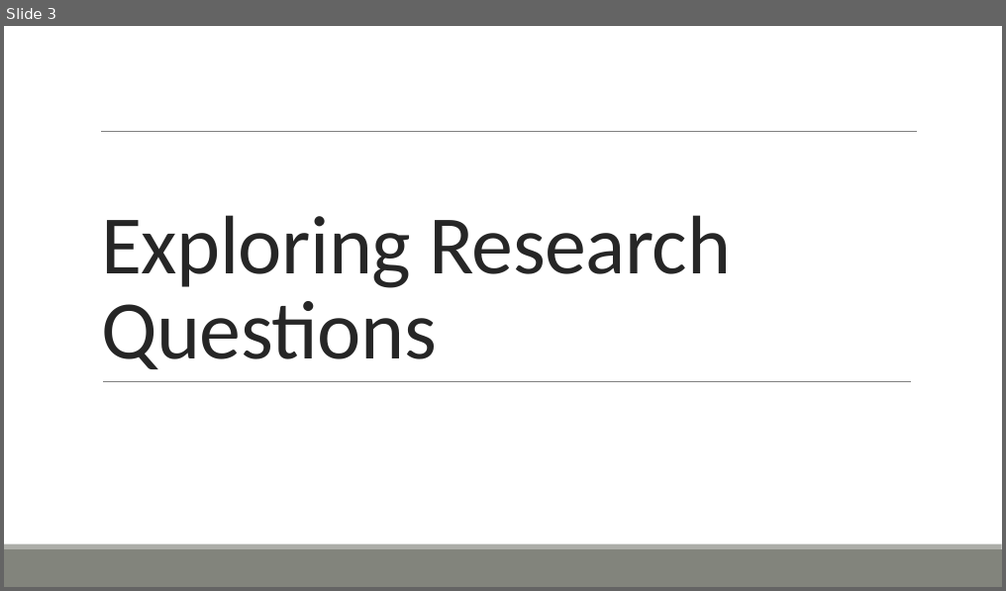
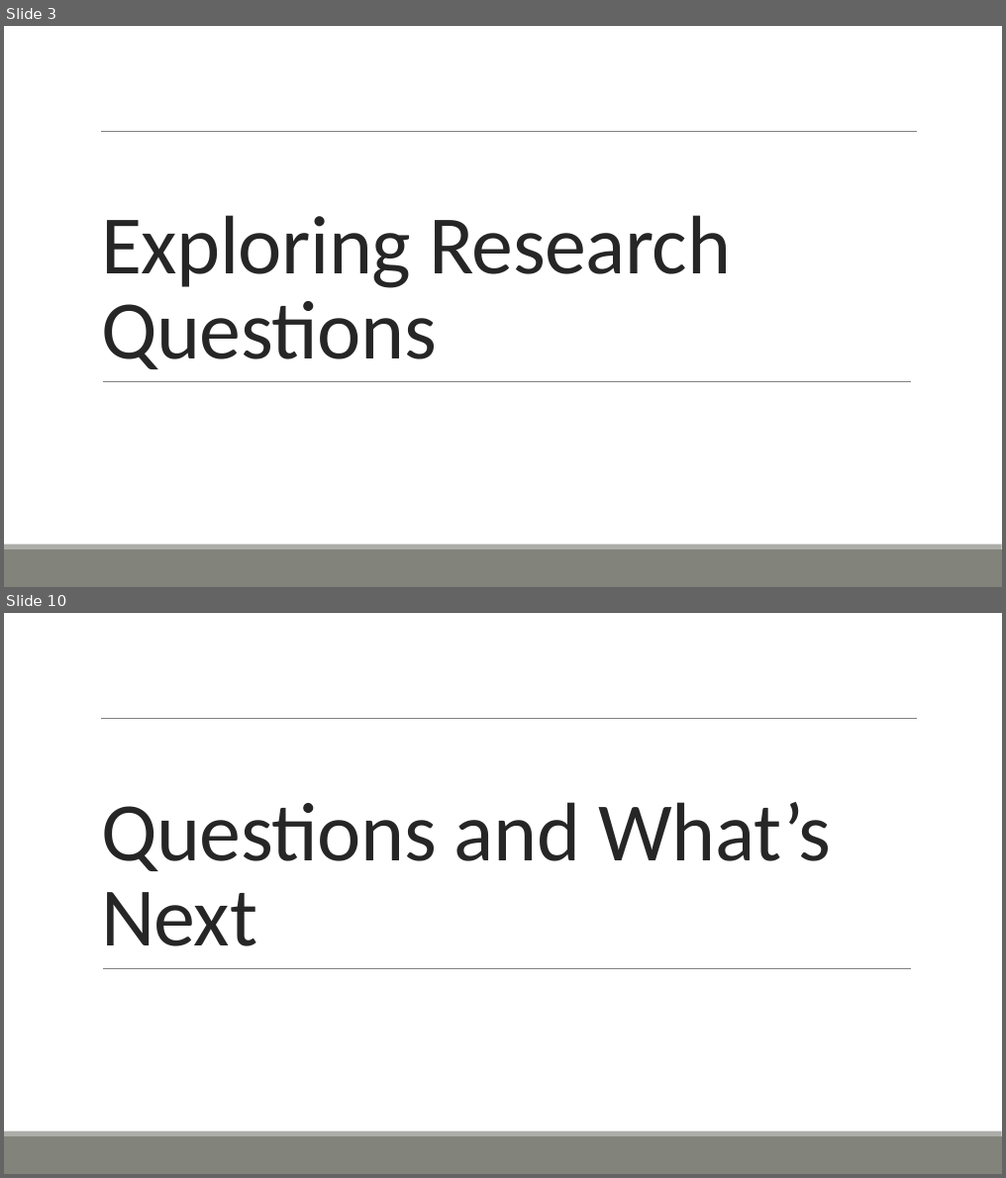
Before and after one commit to ofithcheallaigh/phd, a slide deck: Presentations/Supervisor Meetings/2024/20240301.pptx. Shown one above the other, each under a label of ours: slide 3 before the commit, slides 3 and 10 after it; the slides between them are not shown. The pictures are 1006x591 and 1006x1178 pixels, drawn with LibreOffice and Linux fonts; fonts in the diff are those of the drawing. Boxes give left, top, right and bottom in pixels: in the first picture for what was removed or moved away, otherwise in the second. Text is boxed around its words. In the diff, an @@ line names an element or a change of style, - is before the commit and + after.

Commit message:
Updating presentation with new format and questions

```diff
--- a/Presentations/Supervisor Meetings/2024/20240301.pptx
+++ b/Presentations/Supervisor Meetings/2024/20240301.pptx
@@ slide 10 added at (4,613,1002,1174), background #FFFFFF; not listed: 4 template elements that a slide beside it also shows @@
@@ title added at (101,802,831,947), 80 pt, text #262626 @@
+Questions and What’s Next
```
Also in this commit, not shown: 4 slides changed, 4 other slides added, 3 slides removed.
